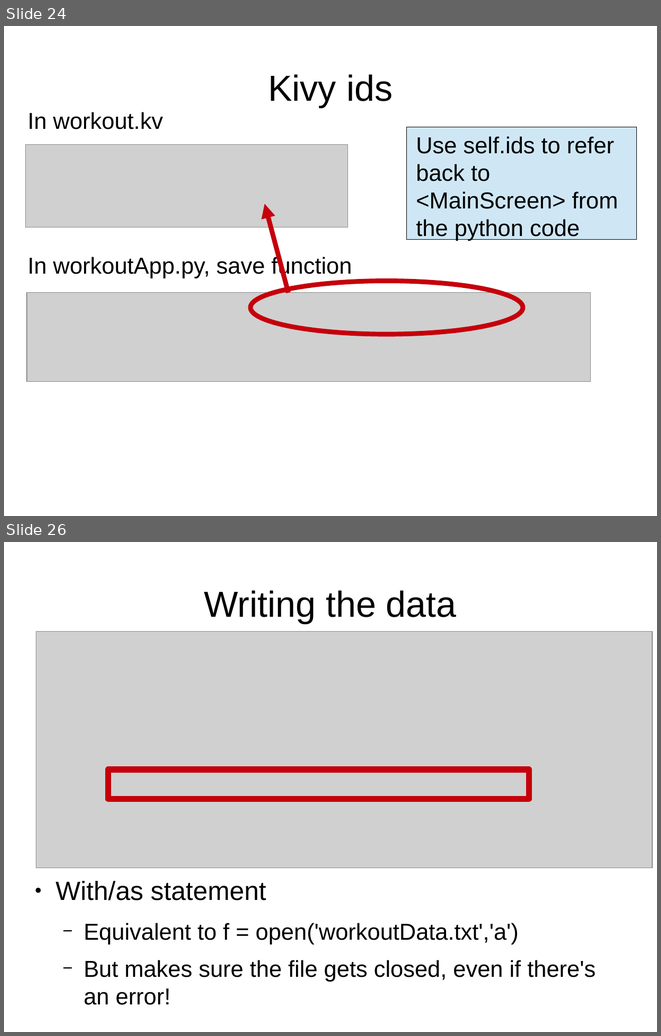
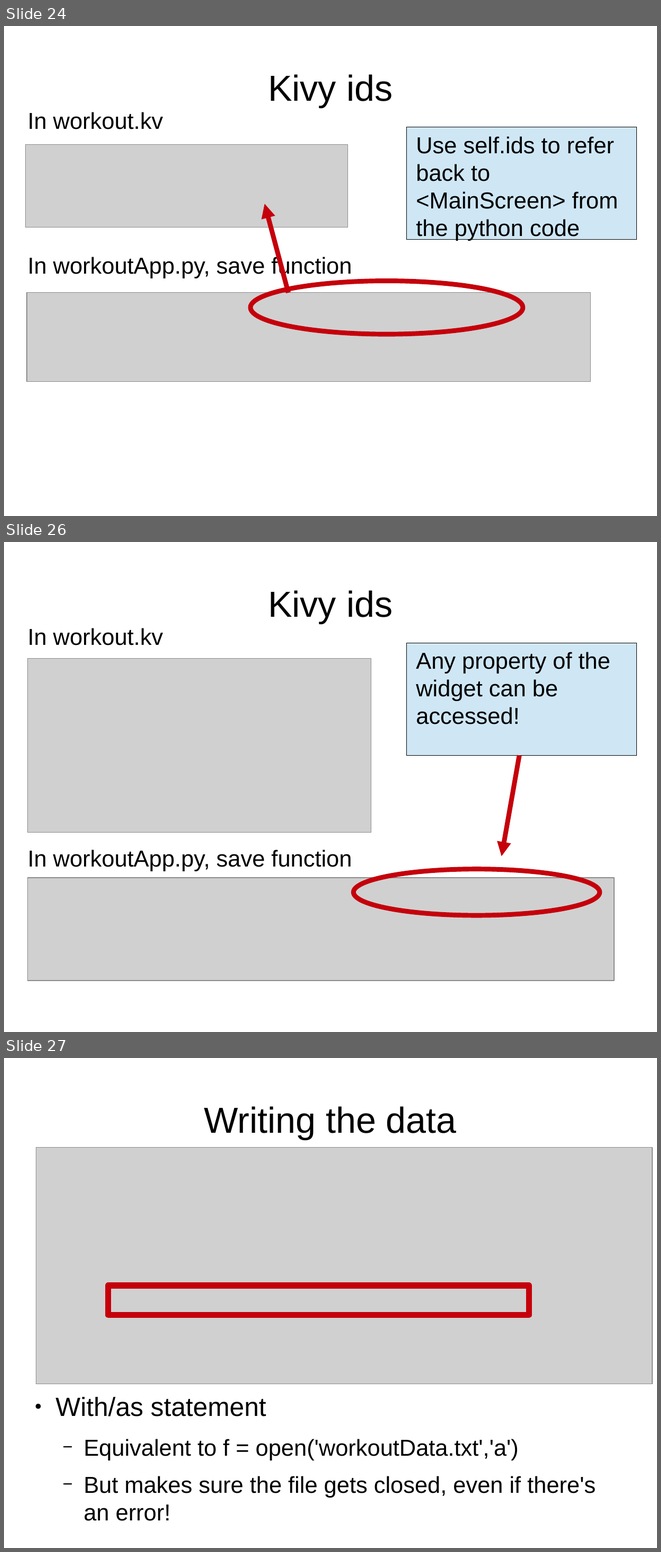
Before and after one commit to adasilva/intro_kivy, a slide deck: intro_kivy.odp. Shown one above the other, each under a label of ours: slides 24 and 26 before the commit, slides 24, 26 and 27 after it; the slides between them are not shown. The pictures are 661x1036 and 661x1552 pixels, drawn with LibreOffice and Linux fonts; fonts in the diff are those of the drawing; grey boxes stand for pictures. Boxes give left, top, right and bottom in pixels: in the first picture for what was removed or moved away, otherwise in the second. Text is boxed around its words. In the diff, an @@ line names an element or a change of style, - is before the commit and + after.

```diff
--- a/intro_kivy.odp
+++ b/intro_kivy.odp
@@ slide 26 added at bbox=[4, 542, 657, 1032], background #FFFFFF @@
@@ title added at bbox=[268, 590, 392, 623], 44 pt, text #000000 @@
+Kivy ids
@@ text added at bbox=[28, 628, 163, 645], 28 pt, text #000000 @@
+In workout.kv
@@ rectangle added at bbox=[407, 643, 637, 755], fill #CFE7F5, outline #000000 0 pt @@
@@ text added at bbox=[416, 652, 610, 724], 28 pt, text #000000 @@
+Any property of the widget can be accessed!
@@ picture added at bbox=[28, 658, 371, 832] @@
@@ arrow added from (520, 755) to (502, 856), #C5000B 5.75 pt @@
@@ text added at bbox=[28, 849, 352, 871], 28 pt, text #000000 @@
+In workoutApp.py, save function
@@ ellipse added at bbox=[354, 869, 600, 915], outline #C5000B 5.75 pt @@
@@ picture added at bbox=[28, 877, 615, 980] @@
@@ what was slide 26 is now slide 27 @@
```
Also in this commit, not shown: 6 slides changed, 1 slide removed.
